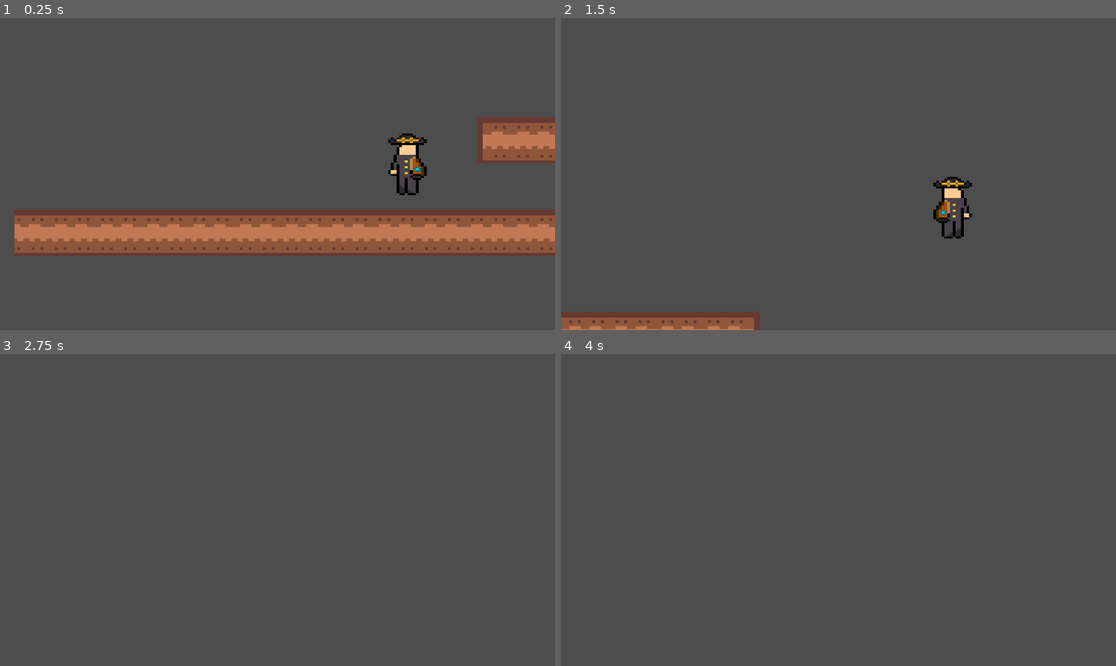
Above: before the commit, frames 1-4 (two rows, left to right).
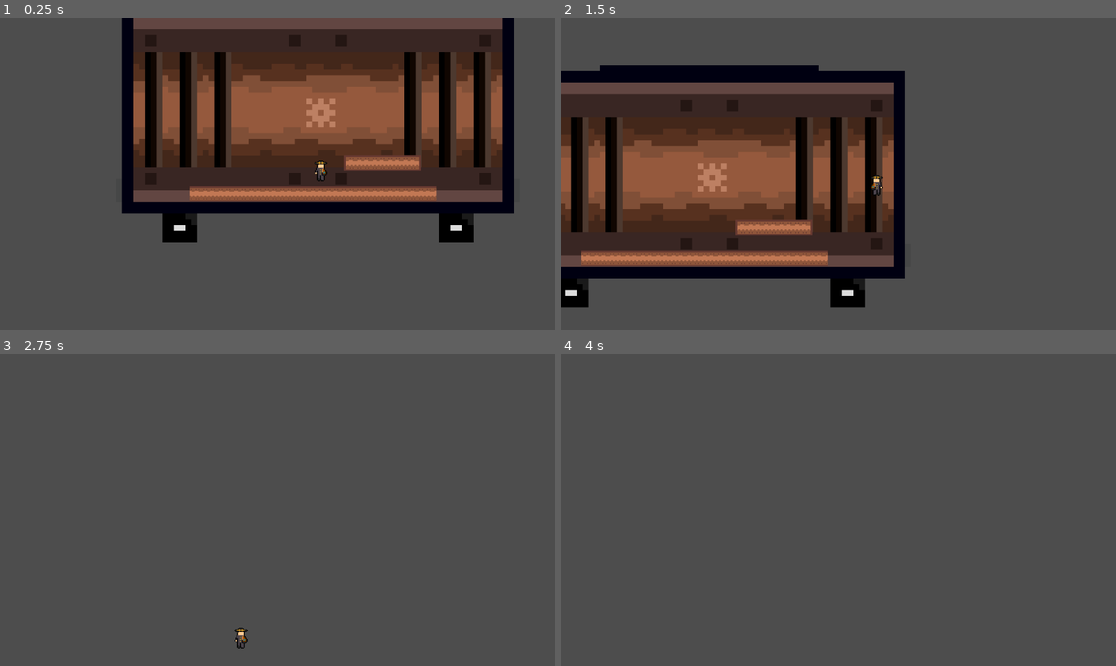
Above: after the commit, the same moments.

Repository: jordanbrotherton/GearDeRail
Game: Godot game, scene res://test.tscn
The game is run twice, just before and just after one commit, with the same random seed, the same clock (stepped at 60 frames per second) and the same inputs.
Inputs:
- Up to frame 1 (0.25 s): no input
- Up to frame 2 (1.5 s): tap Enter (ui_accept) at 0.5, 0.77 s; hold Right (ui_right) from 0.53 s (still down)
- Up to frame 3 (2.75 s): tap Enter (ui_accept) at 1.52 s; release Right (ui_right) at 2.03 s; hold Left (ui_left) from 2.03 s (still down)
- Up to frame 4 (4 s): release Left (ui_left) at 2.78 s; hold Right (ui_right) from 2.78 s (still down); tap Enter (ui_accept) at 3.02, 3.5, 3.77 s

The runs differ from the first frame. In frame 1, 55% of the frame differs, in the area x 2-100%, y 0-77%; in frame 2, 43%; in frame 3, less than 0.1%; in frame 4, nothing differs.

Commit message:
feat: add train car

Diff:
--- a/test.tscn
+++ b/test.tscn
@@ -2,9 +2,15 @@
 
 [ext_resource type="TileSet" uid="uid://cfe6f2376jpav" path="res://level/tile1.tres" id="1_6uqi0"]
 [ext_resource type="PackedScene" uid="uid://bxvkp7mqo223j" path="res://entities/player/player.tscn" id="1_37kl0"]
+[ext_resource type="Texture2D" uid="uid://cd3wulhqurbec" path="res://level/bg.png" id="1_ppyta"]
 [ext_resource type="Script" uid="uid://bwggbcs6sdhn3" path="res://entities/player/camera.gd" id="2_8uh7m"]
 
 [node name="Node2D" type="Node2D" unique_id=1954199207]
+
+[node name="Bg" type="Sprite2D" parent="." unique_id=812884171]
+position = Vector2(298, -166.00002)
+scale = Vector2(11.961308, 11.9613085)
+texture = ExtResource("1_ppyta")
 
 [node name="StaticBody2D" type="StaticBody2D" parent="." unique_id=881439345]
 
@@ -14,7 +20,6 @@
 tile_set = ExtResource("1_6uqi0")
 
 [node name="Camera2D" type="Camera2D" parent="." unique_id=1129138020 node_paths=PackedStringArray("focus_target")]
-zoom = Vector2(3, 3)
 position_smoothing_enabled = true
 script = ExtResource("2_8uh7m")
 focus_target = NodePath("../Player")
Binary file added: Pixil_Files/bg.aseprite
Binary file added: level/bg.png
Not shown, added: level/bg.png.import
